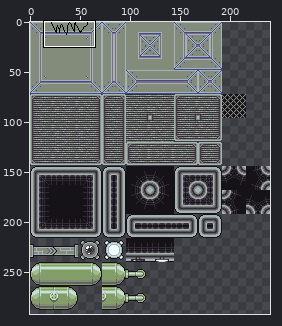
Two versions of one sprite sheet, res/tiles.png. The picture above shows the old version from afar; the outline marks the close-up.
Close-up. The starting point:
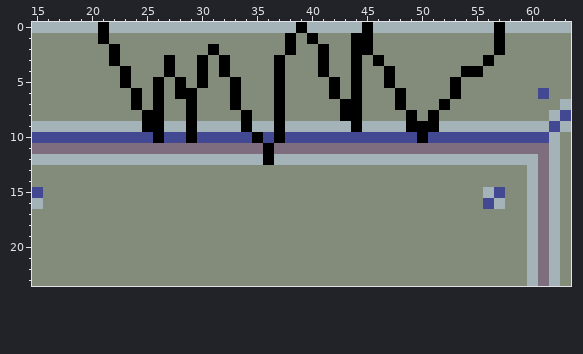
The file is 240x480 pixels. Shown: x 15..63, y 0..23. The wide view leaves out empty margins.
Now the later version:
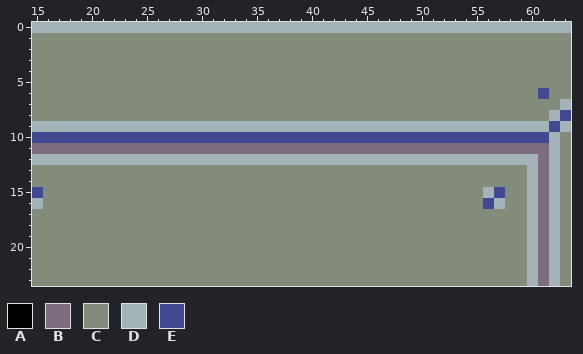
Palette (. is transparent): A #000000  B #7d6d7e  C #838b7b  D #a4b3b7  E #424892
The edit:
Colour A gives way to colour B in row 11 at x 36.
Colour A gives way to colour C in row 1 at x 21, 38, 40, 44 to 45 and 57; in row 2 at x 22, 31, 38, 41, 44 to 45 and 57; in row 3 at x 22, 27, 30, 32, 37, 41, 44, 46 and 56; in row 4 at x 23, 27, 30, 32, 37, 41, 44, 47 and 54 to 55; in row 5 at x 23, 26, 28, 30, 33, 37, 42, 44, 47 and 53; in row 6 at x 24, 26, 28 to 29, 33, 37, 42, 44, 48 and 53.
Colour A gives way to colour C in row 7 at x 24, 26, 29, 33, 37, 43 to 44, 48 and 52; in row 8 at x 25 to 26, 29, 34, 37, 43 to 44, 49 and 51.
Colour A gives way to colour D in row 0 at x 21, 39, 45 and 57; in row 9 at x 25 to 26, 29, 34, 37, 44 and 49 to 51; in row 12 at x 36.
Colour A gives way to colour E in row 10 at x 26, 29, 35, 37 and 50.
Boxes around the changes in both close-ups, in picture pixels (x1, y1, x2, y2):
changed: (98, 22, 505, 165)
